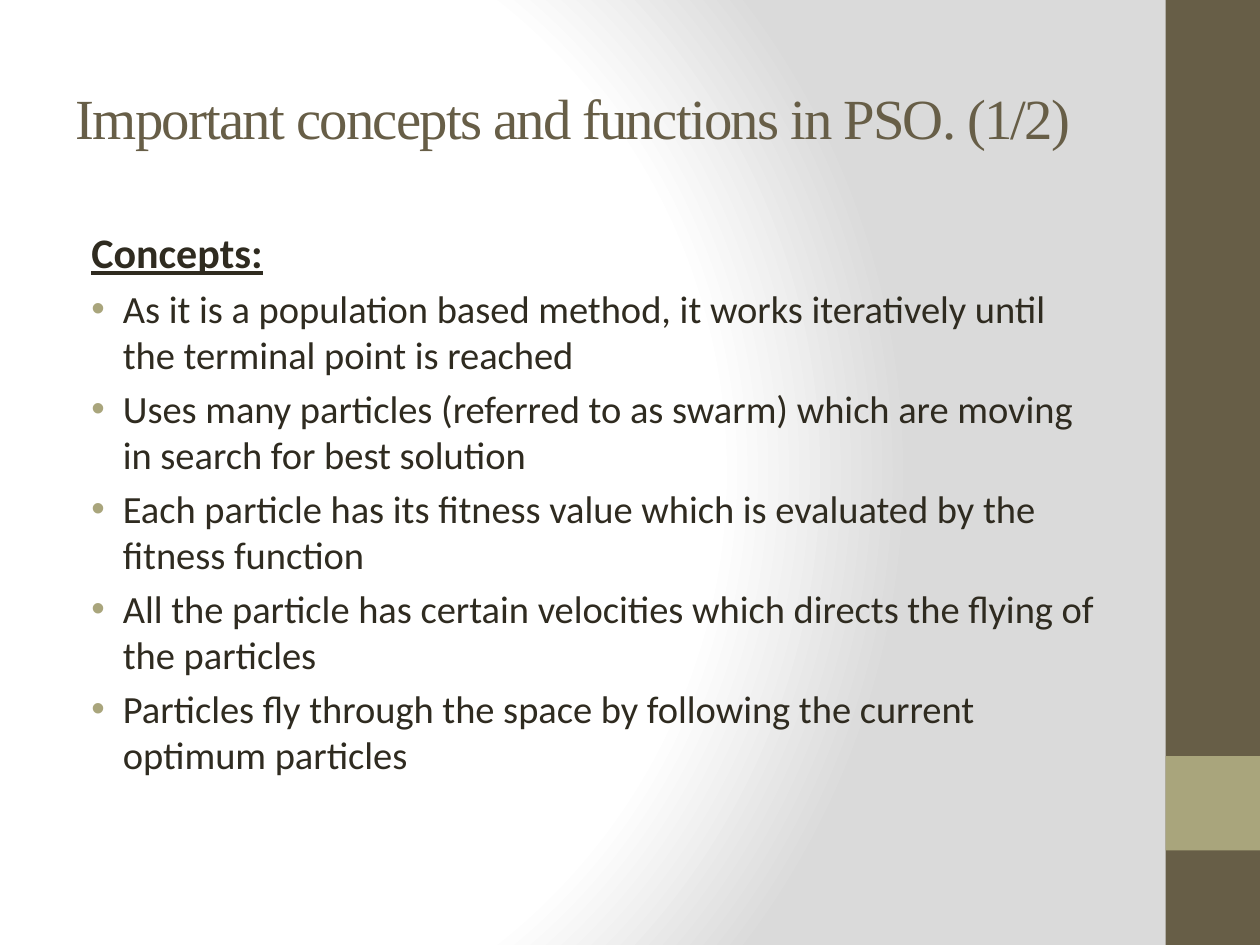
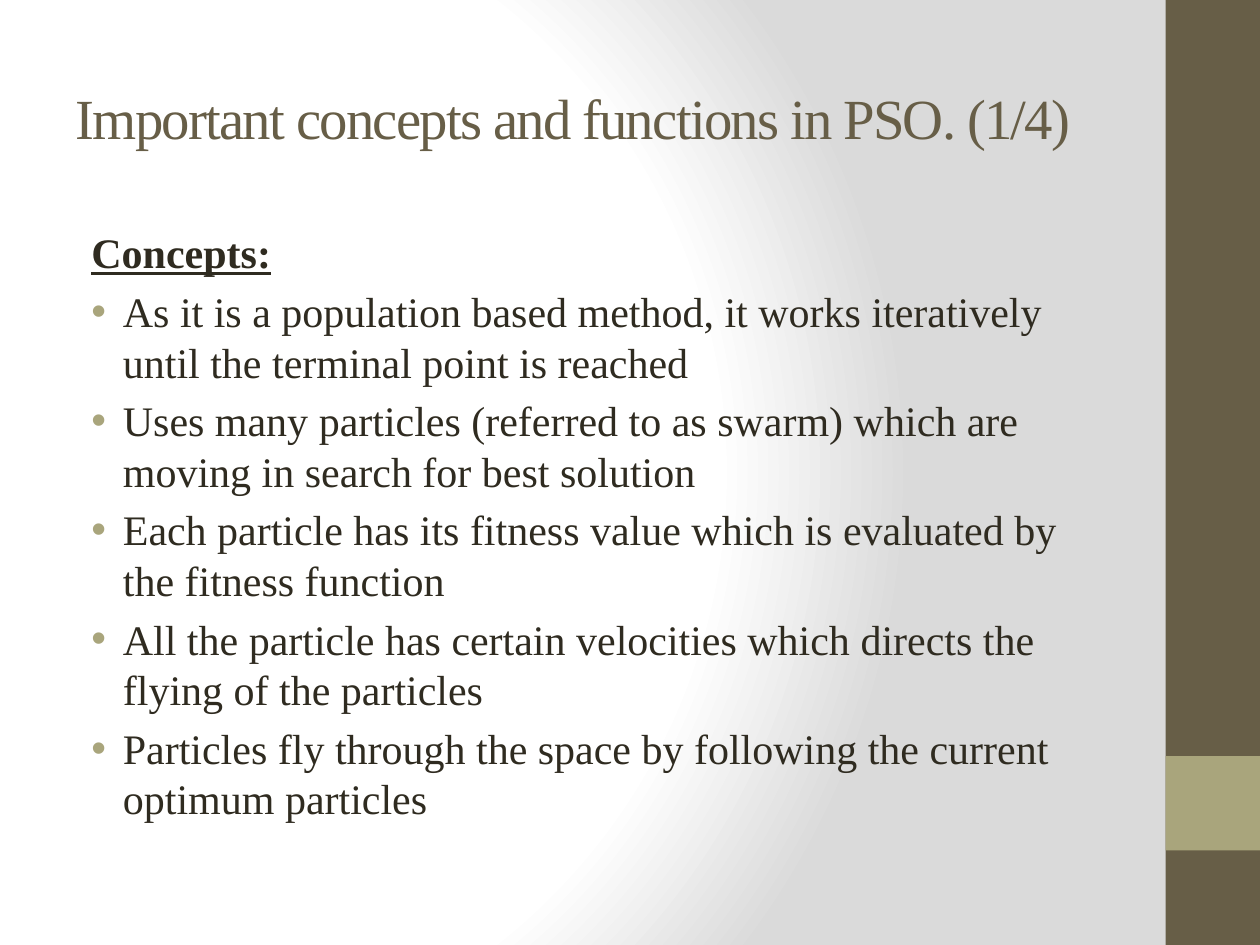
Before and after one commit to ayazhassan-courses/project-pyteam, a slide deck: slide 3 of Documentation/Presentation (interim demo).pptx (slide 5 before the commit). Drawn at 1260x945 pixels with LibreOffice and Linux fonts; fonts in the diff are those of the drawing. Boxes give left, top, right and bottom in pixels: in the first picture for what was removed or moved away, otherwise in the second. Text is boxed around its words. In the diff, an @@ line names an element or a change of style, - is before the commit and + after.

Commit message:
How it works? (Equations added and revised function)

```diff
--- a/Documentation/Presentation (interim demo).pptx
+++ b/Documentation/Presentation (interim demo).pptx
@@ title at <box>76,99,1070,150</box>: text changed @@
-Important concepts and functions in PSO. (1/2)
+Important concepts and functions in PSO. (1/4)
@@ text "Concepts:" at <box>91,240,1056,823</box>: font Calibri to Times New Roman, size 22 to 24 pt @@
```
Also in this commit, not shown: 1 other slide changed, 2 slides added.
